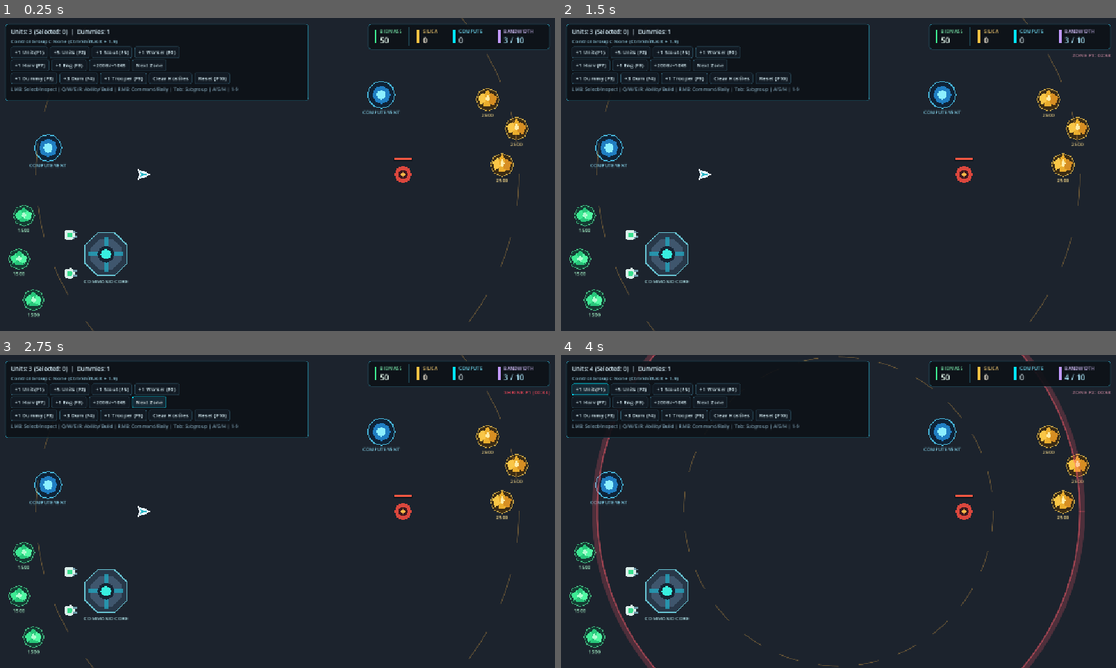
Above: before the commit, frames 1-4 (two rows, left to right).
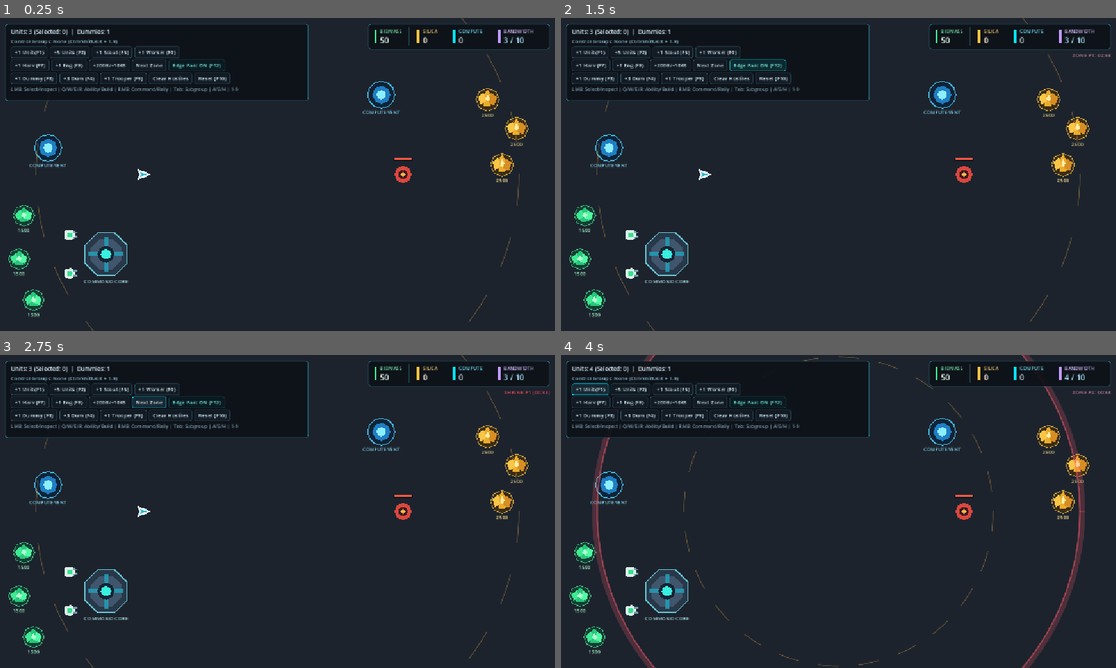
Above: after the commit, the same moments.

Repository: Sordot/5-factions
Game: Godot game, scene res://scenes/test/milestone_0_test.tscn
The game is run twice, just before and just after one commit, with the same random seed, the same clock (stepped at 60 frames per second) and the same inputs.
Inputs (mouse positions are in pixels of both pictures, inside the frame that each line leads up to):
- Up to frame 1 (0.25 s): no input
- Up to frame 2 (1.5 s): click (755, 64) at 0.5 s, where only the run after the commit has a clickable "Edge Pan: ON (F12)"; click (760, 64) at 1.25 s, where only the run after the commit has a clickable "Edge Pan: OFF (F12)"
- Up to frame 3 (2.75 s): click "Next Zone" at 2 s
- Up to frame 4 (4 s): click "Next Zone" at 2.75 s; click "+1 Unit (F1)" at 3.5 s

The runs differ from the first frame. In frame 1, 0.1% of the frame differs, in the area x 30-41%, y 13-17%; in frame 2, 0.2%; in frame 3, 0.1%; in frame 4, 0.1%.

Commit message:
camera edge panning, still needs some work

Diff:
--- a/project.godot
+++ b/project.godot
@@ -40,6 +40,16 @@
 camera_pan_right={
 "deadzone": 0.2,
 "events": [Object(InputEventKey,"resource_local_to_scene":false,"resource_name":"","device":-1,"window_id":0,"alt_press …(195 unchanged characters)…
+]
+}
+camera_toggle_fullscreen={
+"deadzone": 0.2,
+"events": [Object(InputEventKey,"resource_local_to_scene":false,"resource_name":"","device":-1,"window_id":0,"alt_pressed":false,"shift_pressed":false,"ctrl_pressed":false,"meta_pressed":false,"pressed":false,"keycode":0,"physical_keycode":4194342,"key_label":0,"unicode":0,"location":0,"echo":false,"script":null)
+]
+}
+camera_toggle_edge_pan={
+"deadzone": 0.2,
+"events": [Object(InputEventKey,"resource_local_to_scene":false,"resource_name":"","device":-1,"window_id":0,"alt_pressed":false,"shift_pressed":false,"ctrl_pressed":false,"meta_pressed":false,"pressed":false,"keycode":0,"physical_keycode":4194343,"key_label":0,"unicode":0,"location":0,"echo":false,"script":null)
 ]
 }
 cmd_attack_move={
--- a/scripts/camera/rts_camera.gd
+++ b/scripts/camera/rts_camera.gd
@@ -1,59 +1,219 @@
 class_name RTSCamera
 extends Camera2D
 
-@export var pan_speed: float = 550.0
+signal edge_pan_toggled(enabled: bool)
+
+const EDGE_BOUNDS_TOLERANCE_PX: float = 4.0
+const MAX_FRAME_DELTA: float = 0.05
+
+@export var pan_speed: float = 650.0
+@export var edge_pan_enabled: bool = true
+@export var edge_margin_px: float = 24.0
+@export var edge_pan_speed: float = 900.0
+@export_range(0.1, 1.0, 0.05) var edge_inner_speed_ratio: float = 0.45
+@export var pan_smoothing: float = 18.0
+@export var scale_speed_with_zoom: bool = true
 @export var zoom_step: float = 0.12
 @export var min_zoom: float = 0.5
 @export var max_zoom: float = 2.0
-@export var zoom_smoothness: float = 12.0
+@export var zoom_smoothness: float = 14.0
 @export var pan_bounds: Rect2 = Rect2(-960.0, -540.0, 1920.0, 1080.0)
 
+var _target_position: Vector2 = Vector2.ZERO
 var _target_zoom: float = 1.0
 var _is_middle_dragging: bool = false
+var _mouse_in_window: bool = true
 
 
 func _ready() -> void:
+	add_to_group("rts_camera")
 	_target_zoom = clampf(zoom.x, min_zoom, max_zoom)
 	zoom = Vector2(_target_zoom, _target_zoom)
+	_target_position = _clamp_point(global_position)
+	global_position = _target_position
+
+
+func _notification(what: int) -> void:
+	match what:
+		NOTIFICATION_WM_MOUSE_ENTER, NOTIFICATION_WM_WINDOW_FOCUS_IN:
+			_mouse_in_window = true
+		NOTIFICATION_WM_MOUSE_EXIT, NOTIFICATION_WM_WINDOW_FOCUS_OUT, NOTIFICATION_APPLICATION_FOCUS_OUT:
+			_mouse_in_window = false
+			_is_middle_dragging = false
+
+
+func _input(event: InputEvent) -> void:
+	# Recover mouse-in-window tracking automatically if cursor was already inside on launch or focus regain.
+	if event is InputEventMouseMotion:
+		var vp: Viewport = get_viewport()
+		if vp != null and vp.get_visible_rect().grow(EDGE_BOUNDS_TOLERANCE_PX).has_point((event as InputEventMouseMotion).position):
+			_mouse_in_window = true
 
 
 func _process(delta: float) -> void:
-	var pan_input: Vector2 = Input.get_vector(
+	var dt: float = minf(delta, MAX_FRAME_DELTA)
+	var kb_input: Vector2 = Input.get_vector(
 		"camera_pan_left",
 		"camera_pan_right",
 		"camera_pan_up",
 		"camera_pan_down"
 	)
-	if pan_input != Vector2.ZERO:
-		global_position += pan_input * (pan_speed / zoom.x) * delta
-		_clamp_position()
-
-	var next_zoom: float = lerpf(zoom.x, _target_zoom, clampf(zoom_smoothness * delta, 0.0, 1.0))
+	var edge_vec: Vector2 = _get_edge_pan_vector()
+	var combined_dir: Vector2 = (kb_input + edge_vec).limit_length(1.0)
+
+	if combined_dir != Vector2.ZERO:
+		var base_speed: float = pan_speed
+		var apply_zoom_scale: bool = true
+		if edge_vec != Vector2.ZERO and kb_input == Vector2.ZERO:
+			base_speed = edge_pan_speed
+			apply_zoom_scale = scale_speed_with_zoom
+		elif edge_vec != Vector2.ZERO and kb_input != Vector2.ZERO:
+			base_speed = maxf(pan_speed, edge_pan_speed)
+			apply_zoom_scale = scale_speed_with_zoom
+
+		var effective_speed: float = base_speed / maxf(0.1, zoom.x) if apply_zoom_scale else base_speed
+		_target_position = _clamp_point(_target_position + combined_dir * effective_speed * dt)
+
+	# Frame-rate-independent exponential chase for silky SC2 / LoL / Dota camera motion.
+	if pan_smoothing > 0.0:
+		var pan_alpha: float = 1.0 - exp(-pan_smoothing * dt)
+		global_position = global_position.lerp(_target_position, pan_alpha)
+		if global_position.distance_squared_to(_target_position) < 0.04:
+			global_position = _target_position
+	else:
+		global_position = _target_position
+
+	var zoom_alpha: float = 1.0 - exp(-zoom_smoothness * dt)
+	var next_zoom: float = lerpf(zoom.x, _target_zoom, zoom_alpha)
+	if absf(next_zoom - _target_zoom) < 0.0005:
+		next_zoom = _target_zoom
 	zoom = Vector2(next_zoom, next_zoom)
 
 
 func _unhandled_input(event: InputEvent) -> void:
+	if event.is_action_pressed("camera_toggle_edge_pan"):
+		toggle_edge_pan()
+		get_viewport().set_input_as_handled()
+		return
+
+	if event.is_action_pressed("camera_toggle_fullscreen"):
+		toggle_fullscreen()
+		get_viewport().set_input_as_handled()
+		return
+
+	if event is InputEventKey:
+		var key_ev: InputEventKey = event
+		if key_ev.pressed and not key_ev.echo and key_ev.alt_pressed and (key_ev.keycode == KEY_ENTER or key_ev.keycode == KEY_KP_ENTER):
+			toggle_fullscreen()
+			get_viewport().set_input_as_handled()
+			return
+
 	if event is InputEventMouseButton:
 		var mouse_event: InputEventMouseButton = event
 		if mouse_event.button_index == MOUSE_BUTTON_MIDDLE:
 			_is_middle_dragging = mouse_event.pressed
+			if _is_middle_dragging:
+				_target_position = global_position
 		elif mouse_event.pressed and mouse_event.button_index == MOUSE_BUTTON_WHEEL_UP:
 			_target_zoom = clampf(_target_zoom + zoom_step, min_zoom, max_zoom)
 		elif mouse_event.pressed and mouse_event.button_index == MOUSE_BUTTON_WHEEL_DOWN:
 			_target_zoom = clampf(_target_zoom - zoom_step, min_zoom, max_zoom)
 	elif event is InputEventMouseMotion and _is_middle_dragging:
 		var motion_event: InputEventMouseMotion = event
-		global_position -= motion_event.relative / zoom
-		_clamp_position()
+		_target_position = _clamp_point(_target_position - motion_event.relative / zoom)
+		global_position = _target_position
+
+
+func set_edge_pan_enabled(enabled: bool) -> void:
+	if edge_pan_enabled == enabled:
+		return
+	edge_pan_enabled = enabled
+	edge_pan_toggled.emit(edge_pan_enabled)
+
+
+func toggle_edge_pan() -> bool:
+	set_edge_pan_enabled(not edge_pan_enabled)
+	return edge_pan_enabled
+
+
+func toggle_fullscreen() -> void:
+	var mode: DisplayServer.WindowMode = DisplayServer.window_get_mode()
+	if mode == DisplayServer.WINDOW_MODE_FULLSCREEN or mode == DisplayServer.WINDOW_MODE_EXCLUSIVE_FULLSCREEN:
+		DisplayServer.window_set_mode(DisplayServer.WINDOW_MODE_WINDOWED)
+	else:
+		DisplayServer.window_set_mode(DisplayServer.WINDOW_MODE_FULLSCREEN)
 
 
 func center_on(world_pos: Vector2) -> void:
-	global_position = world_pos
-	_clamp_position()
-
-
-func _clamp_position() -> void:
+	_target_position = _clamp_point(world_pos)
+	global_position = _target_position
+
+
+func _get_edge_pan_vector() -> Vector2:
+	if not edge_pan_enabled or not _mouse_in_window or _is_middle_dragging:
+		return Vector2.ZERO
+	var win: Window = get_window()
+	if win == null or not win.has_focus():
+		return Vector2.ZERO
+
+	var viewport: Viewport = get_viewport()
+	if viewport == null:
+		return Vector2.ZERO
+
+	# Don't yank the camera while hovering clickable HUD buttons near viewport borders.
+	var hovered: Control = viewport.gui_get_hovered_control()
+	if hovered is BaseButton:
+		return Vector2.ZERO
+
+	var viewport_size: Vector2 = viewport.get_visible_rect().size
+	if viewport_size.x <= 0.0 or viewport_size.y <= 0.0 or edge_margin_px <= 0.0:
+		return Vector2.ZERO
+
+	# Allow small subpixel/DPI tolerance at borders so canvas_items stretch scaling never drops frames at the edge.
+	var mouse_pos: Vector2 = viewport.get_mouse_position()
+	if (
+		mouse_pos.x < -EDGE_BOUNDS_TOLERANCE_PX
+		or mouse_pos.y < -EDGE_BOUNDS_TOLERANCE_PX
+		or mouse_pos.x > viewport_size.x + EDGE_BOUNDS_TOLERANCE_PX
+		or mouse_pos.y > viewport_size.y + EDGE_BOUNDS_TOLERANCE_PX
+	):
+		return Vector2.ZERO
+
+	var clamped_pos: Vector2 = Vector2(
+		clampf(mouse_pos.x, 0.0, viewport_size.x),
+		clampf(mouse_pos.y, 0.0, viewport_size.y)
+	)
+
+	var raw_dir: Vector2 = Vector2.ZERO
+	var max_penetration: float = 0.0
+
+	if clamped_pos.x <= edge_margin_px:
+		raw_dir.x -= 1.0
+		max_penetration = maxf(max_penetration, 1.0 - (clamped_pos.x / edge_margin_px))
+	elif clamped_pos.x >= viewport_size.x - edge_margin_px:
+		raw_dir.x += 1.0
+		max_penetration = maxf(max_penetration, 1.0 - ((viewport_size.x - clamped_pos.x) / edge_margin_px))
+
+	if clamped_pos.y <= edge_margin_px:
+		raw_dir.y -= 1.0
+		max_penetration = maxf(max_penetration, 1.0 - (clamped_pos.y / edge_margin_px))
+	elif clamped_pos.y >= viewport_size.y - edge_margin_px:
+		raw_dir.y += 1.0
+		max_penetration = maxf(max_penetration, 1.0 - ((viewport_size.y - clamped_pos.y) / edge_margin_px))
+
+	if raw_dir == Vector2.ZERO:
+		return Vector2.ZERO
+
+	# Progressive edge curve: gentle nudge at inner edge, full 100% speed in the outer ~8px border.
+	var ramp_t: float = clampf(max_penetration * 1.5, 0.0, 1.0)
+	var strength: float = lerpf(edge_inner_speed_ratio, 1.0, ramp_t)
+	return raw_dir.normalized() * strength
+
+
+func _clamp_point(pos: Vector2) -> Vector2:
 	if not pan_bounds.has_area():
-		return
-	global_position.x = clampf(global_position.x, pan_bounds.position.x, pan_bounds.end.x)
-	global_position.y = clampf(global_position.y, pan_bounds.position.y, pan_bounds.end.y)
+		return pos
+	return Vector2(
+		clampf(pos.x, pan_bounds.position.x, pan_bounds.end.x),
+		clampf(pos.y, pan_bounds.position.y, pan_bounds.end.y)
+	)
--- a/ui/hud/sandbox_debug_panel.gd
+++ b/ui/hud/sandbox_debug_panel.gd
@@ -14,6 +14,7 @@
 @onready var btn_engineer_1: Button = %BtnEngineer1
 @onready var btn_grant_res: Button = %BtnGrantRes
 @onready var btn_trigger_zone: Button = %BtnTriggerZone
+@onready var btn_toggle_edge_pan: Button = %BtnToggleEdgePan
 @onready var btn_dummy_1: Button = %BtnDummy1
 @onready var btn_dummy_3: Button = %BtnDummy3
 @onready var btn_enemy_1: Button = %BtnEnemy1
@@ -22,11 +23,15 @@
 
 var _spawner: SandboxSpawner = null
 var _selection_controller: SelectionController = null
+var _camera: RTSCamera = null
 
 
 func _ready() -> void:
 	_spawner = get_node_or_null(spawner_path) as SandboxSpawner
 	_selection_controller = get_node_or_null(selection_controller_path) as SelectionController
+	_camera = get_tree().get_first_node_in_group("rts_camera") as RTSCamera
+	if _camera != null and not _camera.edge_pan_toggled.is_connected(_on_camera_edge_pan_toggled):
+		_camera.edge_pan_toggled.connect(_on_camera_edge_pan_toggled)
 
 	btn_unit_1.pressed.connect(func() -> void:
 		if _spawner != null:
@@ -60,6 +65,12 @@
 		if _spawner != null:
 			_spawner.trigger_zone_phase()
 	)
+	btn_toggle_edge_pan.pressed.connect(func() -> void:
+		if _camera == null and is_inside_tree():
+			_camera = get_tree().get_first_node_in_group("rts_camera") as RTSCamera
+		if _camera != null:
+			_camera.toggle_edge_pan()
+	)
 	btn_dummy_1.pressed.connect(func() -> void:
 		if _spawner != null:
 			_spawner.spawn_target_dummies(1)
@@ -81,7 +92,20 @@
 			_spawner.reset_sandbox()
 	)
 
+	_refresh_edge_pan_button()
 	_refresh_status()
+
+
+func _on_camera_edge_pan_toggled(_enabled: bool) -> void:
+	_refresh_edge_pan_button()
+
+
+func _refresh_edge_pan_button() -> void:
+	if btn_toggle_edge_pan == null:
+		return
+	var enabled: bool = _camera.edge_pan_enabled if _camera != null else true
+	btn_toggle_edge_pan.text = "Edge Pan: ON (F12)" if enabled else "Edge Pan: OFF (F12)"
+	btn_toggle_edge_pan.modulate = Color(0.55, 1.0, 0.92, 1.0) if enabled else Color(0.76, 0.72, 0.72, 0.85)
 
 
 func _process(_delta: float) -> void:
--- a/ui/hud/sandbox_debug_panel.tscn
+++ b/ui/hud/sandbox_debug_panel.tscn
@@ -107,6 +107,13 @@
 theme_override_font_sizes/font_size = 11
 text = "Next Zone"
 
+[node name="BtnToggleEdgePan" type="Button" parent="MarginContainer/PanelContainer/VBox/ButtonRowEcon"]
+unique_name_in_owner = true
+layout_mode = 2
+focus_mode = 0
+theme_override_font_sizes/font_size = 11
+text = "Edge Pan: ON (F12)"
+
 [node name="ButtonRow2" type="HBoxContainer" parent="MarginContainer/PanelContainer/VBox"]
 layout_mode = 2
 theme_override_constants/separation = 5
Not shown, added: docs/agy_plans/camera_edge_panning.md
